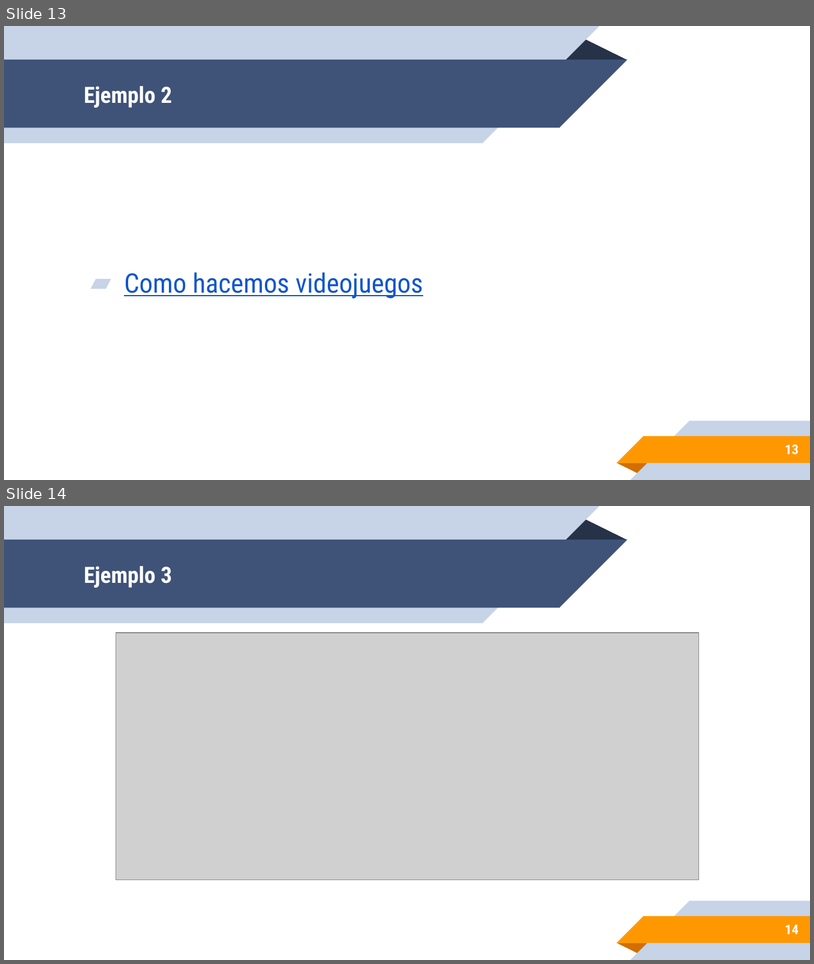
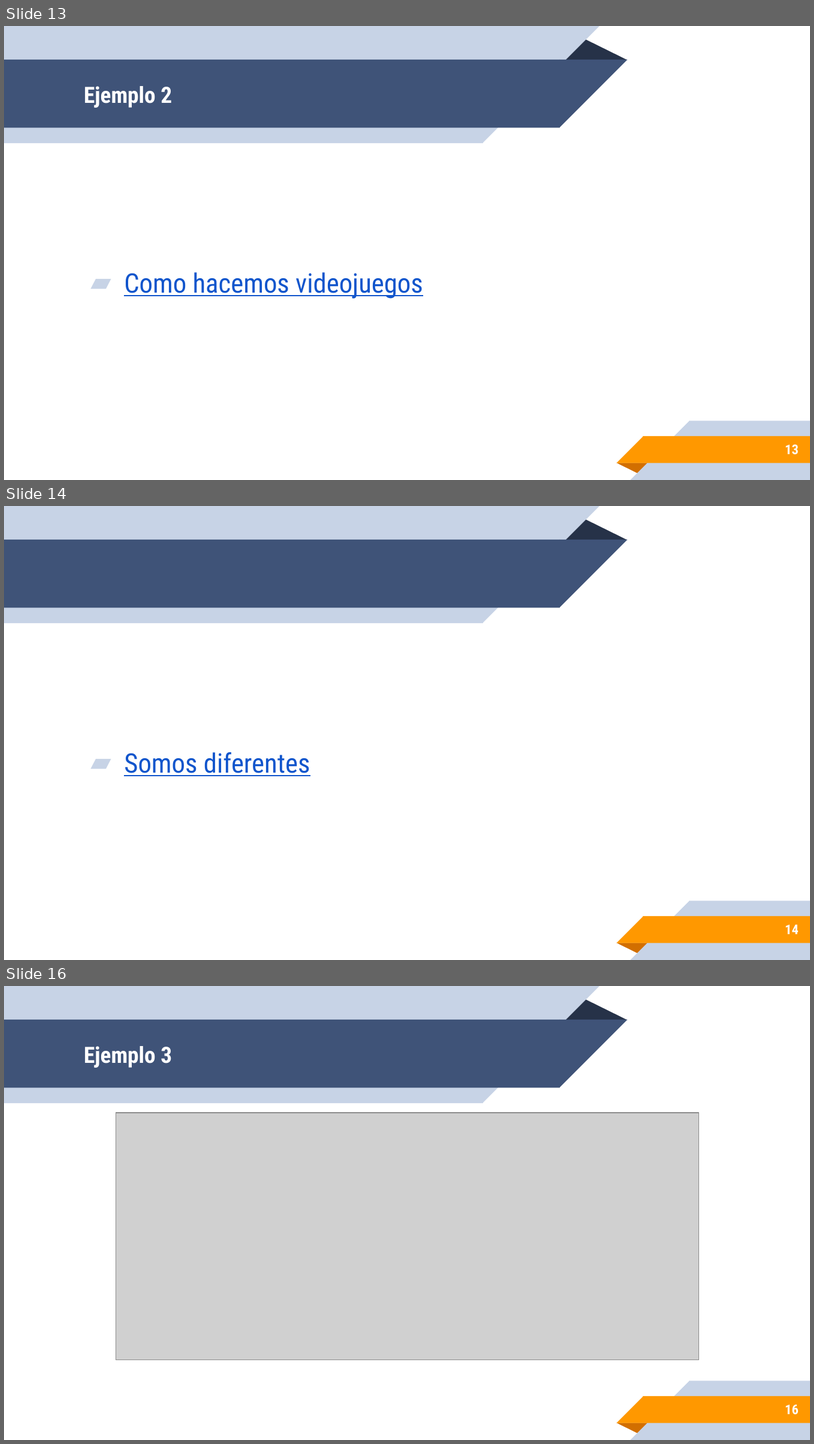
Before and after one commit to leonpalafox/fundamentos_ds, a slide deck: Slides/Clase_3_2020.pptx. Shown one above the other, each under a label of ours: slides 13 and 14 before the commit, slides 13, 14 and 16 after it; the slides between them are not shown. The pictures are 814x964 and 814x1444 pixels, drawn with LibreOffice and Linux fonts; fonts in the diff are those of the drawing; grey boxes stand for pictures; background and template pictures are left out. Boxes give left, top, right and bottom in pixels: in the first picture for what was removed or moved away, otherwise in the second. Text is boxed around its words. In the diff, an @@ line names an element or a change of style, - is before the commit and + after.

```diff
--- a/Slides/Clase_3_2020.pptx
+++ b/Slides/Clase_3_2020.pptx
@@ slide 14 added at (4, 506, 810, 960), background #FFFFFF; not listed: 10 template elements that a slide beside it also shows @@
@@ text added at (124, 752, 311, 776), 24 pt, text #1155CC, underline @@
+▰ Somos diferentes
@@ page number added at (785, 924, 799, 934), 12 pt, text #FFFFFF, bold @@
+14
@@ what was slide 14 is now slide 16 @@
@@ page number at (785, 1404, 799, 1414): text changed @@
-14
+16
```
Also in this commit, not shown: 1 other slide added, 1 other file.
